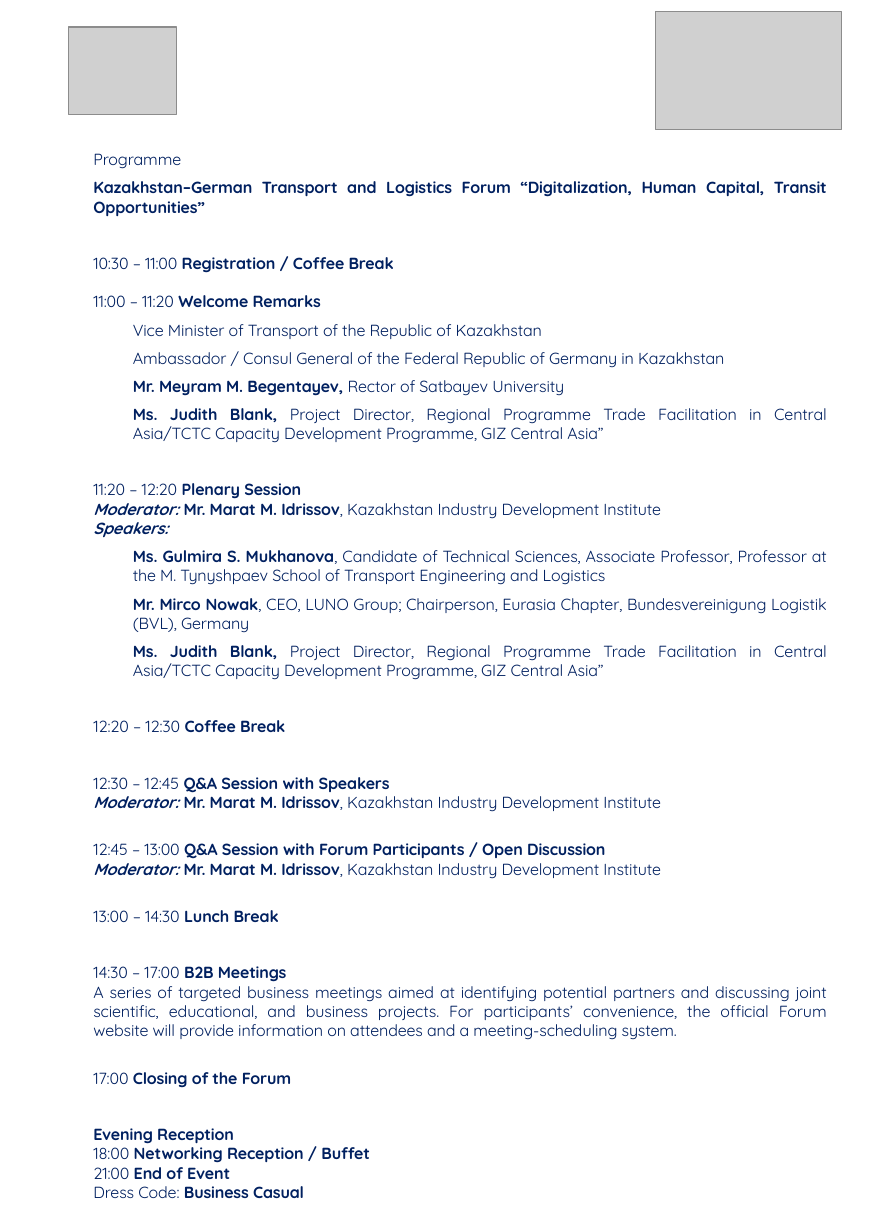
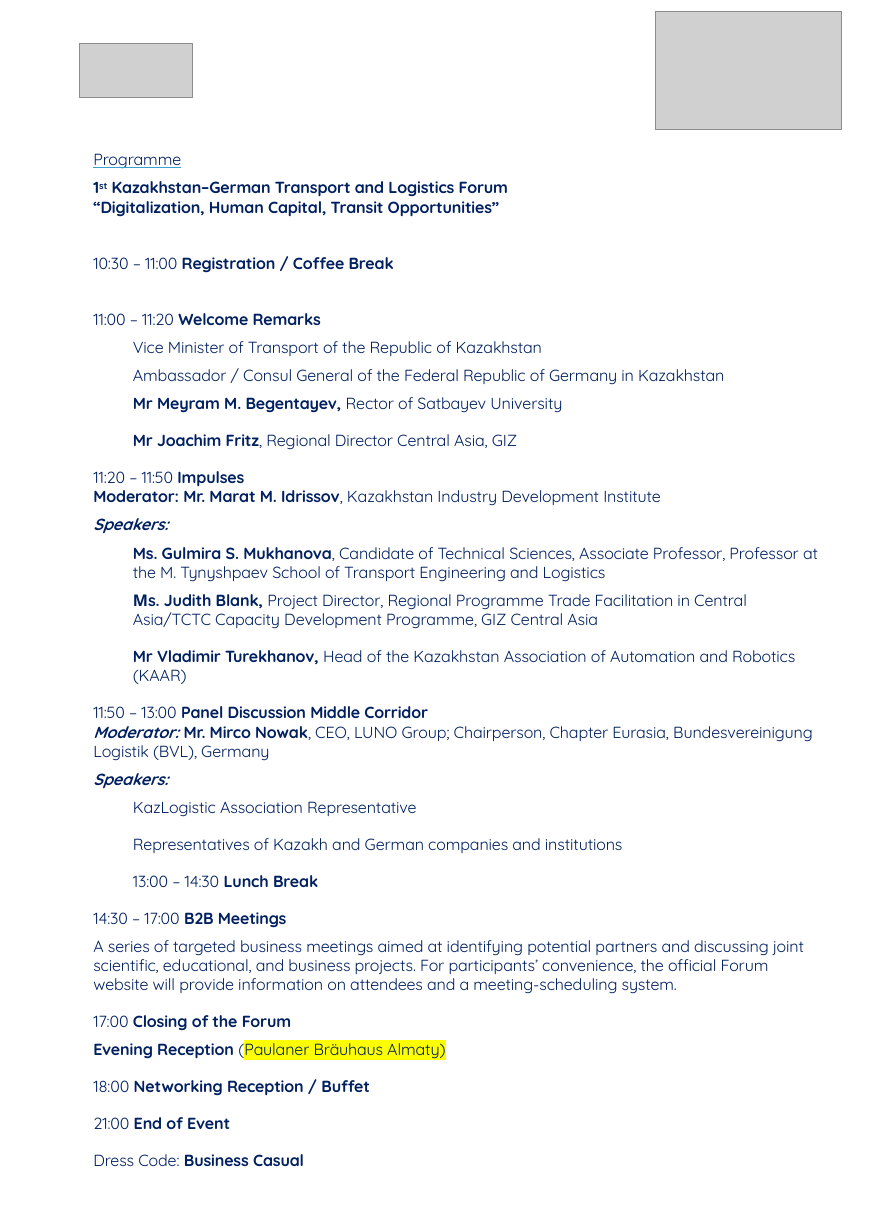
Before and after one commit to zvezdd/KazForum-Logistics, a slide deck: slide 3 of public/program-en.pptx. Drawn at 872x1232 pixels with LibreOffice and Linux fonts; fonts in the diff are those of the drawing; grey boxes stand for pictures. Boxes give left, top, right and bottom in pixels: in the first picture for what was removed or moved away, otherwise in the second. Text is boxed around its words. In the diff, an @@ line names an element or a change of style, - is before the commit and + after.

```diff
--- a/public/program-en.pptx
+++ b/public/program-en.pptx
@@ picture removed at (68,27,176,115) @@
@@ picture added at (80,44,193,98) @@
@@ text at (93,153,818,1166): underline on in "Programme"; alignment justified to left; more space between paragraphs; indent changed @@
@@ text at (93,181,508,217): text changed @@
-Kazakhstan–German Transport and Logistics Forum “Digitalization, Human Capital, Transit Opportunities”
+1st Kazakhstan–German Transport and Logistics Forum
+“Digitalization, Human Capital, Transit Opportunities”
@@ text at (93,397,661,506): text changed @@
-Mr. Meyram M. Begentayev, Rector of Satbayev University
-Ms. Judith Blank, Project Director, Regional Programme Trade Facilitation in Central Asia/TCTC Capacity Development Programme, GIZ Central Asia”
-11:20 – 12:20 Plenary Session
-Moderator: Mr. Marat M. Idrissov, Kazakhstan Industry Development Institute
+Mr Meyram M. Begentayev, Rector of Satbayev University
+Mr Joachim Fritz, Regional Director Central Asia, GIZ
+11:20 – 11:50 Impulses
+Moderator: Mr. Marat M. Idrissov, Kazakhstan Industry Development Institute
@@ text at (93,594,813,853): text changed @@
-Mr. Mirco Nowak, CEO, LUNO Group; Chairperson, Eurasia Chapter, Bundesvereinigung Logistik (BVL), Germany
-Ms. Judith Blank, Project Director, Regional Programme Trade Facilitation in Central Asia/TCTC Capacity Development Programme, GIZ Central Asia”
-12:20 – 12:30 Coffee Break
-12:30 – 12:45 Q&A Session with Speakers
-Moderator: Mr. Marat M. Idrissov, Kazakhstan Industry Development Institute
-12:45 – 13:00 Q&A Session with Forum Participants / Open Discussion
-Moderator: Mr. Marat M. Idrissov, Kazakhstan Industry Development Institute
+Мs. Judith Blank, Project Director, Regional Programme Trade Facilitation in Central Asia/TCTC Capacity Development Programme, GIZ Central Asia
+Mr Vladimir Turekhanov, Head of the Kazakhstan Association of Automation and Robotics (KAAR)
+11:50 – 13:00 Panel Discussion Middle Corridor
+Moderator: Mr. Mirco Nowak, CEO, LUNO Group; Chairperson, Chapter Eurasia, Bundesvereinigung Logistik (BVL), Germany
+Speakers:
+KazLogistic Association Representative
+Representatives of Kazakh and German companies and institutions
@@ text at (93,1039,445,1061): text changed; bold off @@
-Evening Reception
+Evening Reception (Paulaner Bräuhaus Almaty)
```
Also in this commit, not shown: 2 other slides changed, 5 other files.
